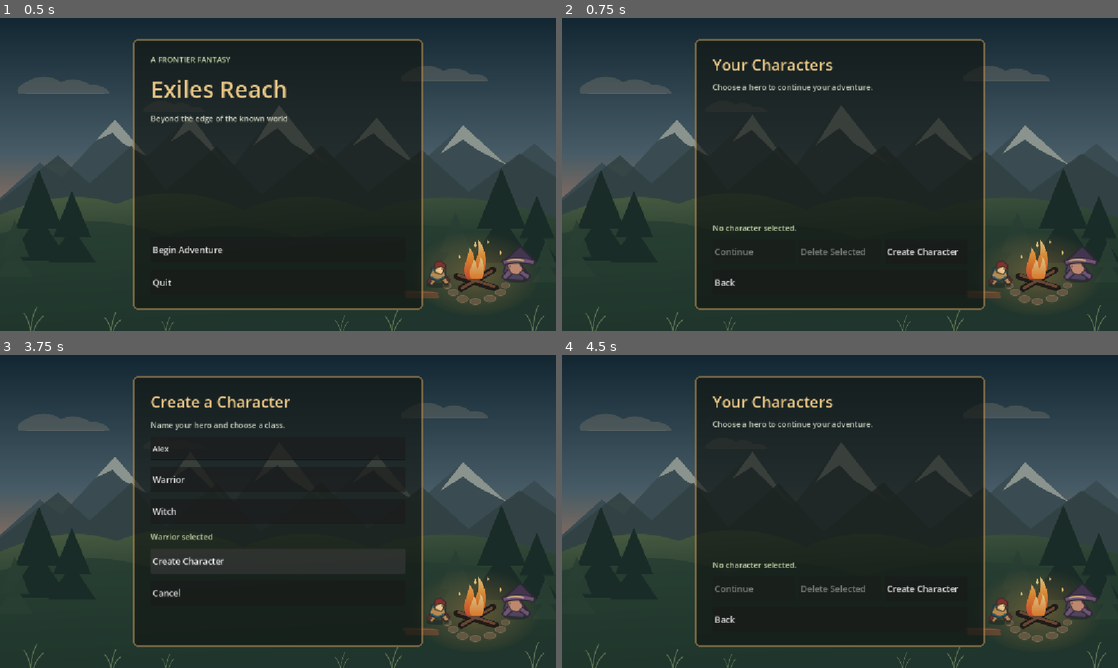
Above: before the commit, frames 1-4 (two rows, left to right).
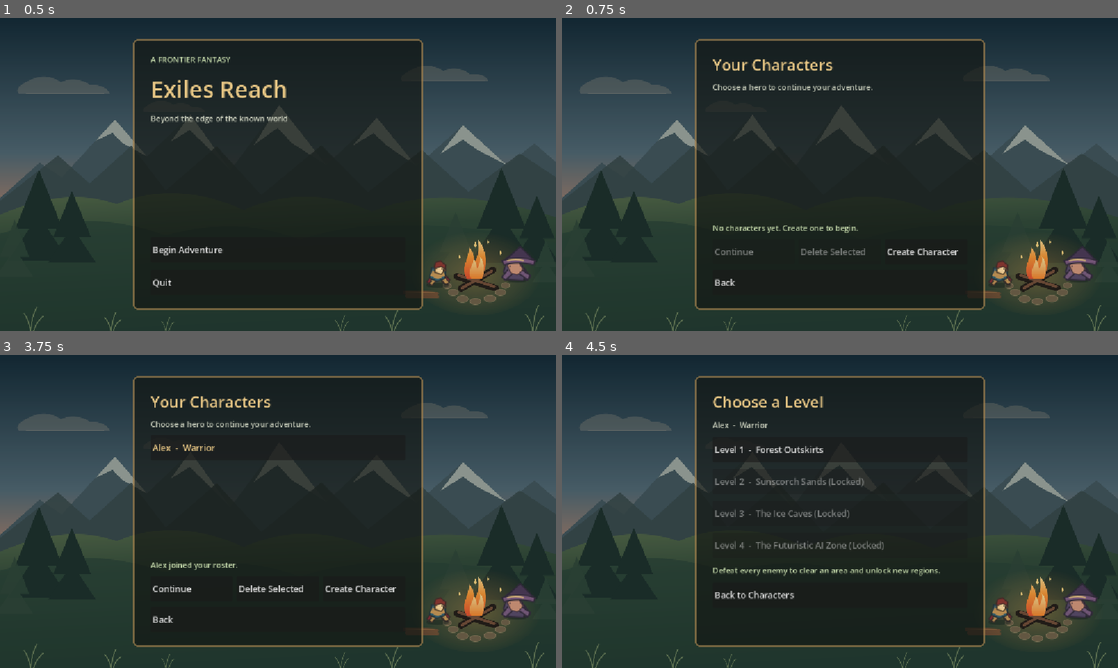
Above: after the commit, the same moments.

Repository: muyari/simple-game-godot
Game: Godot game, scene res://Menu.tscn
The game is run twice, just before and just after one commit, with the same random seed, the same clock (stepped at 60 frames per second) and the same inputs.
Inputs (mouse positions are in pixels of both pictures, inside the frame that each line leads up to):
- Up to frame 1 (0.5 s): no input
- Up to frame 2 (0.75 s): click "Begin Adventure" at 0.5 s
- Up to frame 3 (3.75 s): click "Create Character" at 1.25 s; click (278, 448) at 2.02 s; type "Alex" at 2.1 s; click "Warrior" at 2.75 s; click "Create Character" at 3.5 s
- Up to frame 4 (4.5 s): click (751, 589) at 4.25 s, where only the run after the commit has a clickable "Continue"

Frame 1 is identical in both runs. In frame 2, 0.2% of the frame differs, in the area x 36-54%, y 66-69%; in frame 3, 2.1%; in frame 4, 2.9%, in the area x 27-72%, y 13-86%.
Error before the commit: Parse Error: Not all code paths return a value. (res://GameState.gd:263)

Commit message:
bug 3 squashed

Diff:
--- a/simple-game-godot/GameState.gd
+++ b/simple-game-godot/GameState.gd
@@ -273,6 +273,11 @@
 	witch_skill_loadout[slot] = skill_id
 	if not save_character(get_inventory(), get_equipment()):
 		witch_skill_loadout = previous_loadout
+		return false
+	_emit_progression_changed()
+	return true
+
+
 func get_level_state(level_id: int) -> Dictionary:
 	var character_index := _find_character_index(_active_character_id)
 	if character_index < 0 or level_id < 1 or level_id > LEVEL_SCENES.size():
